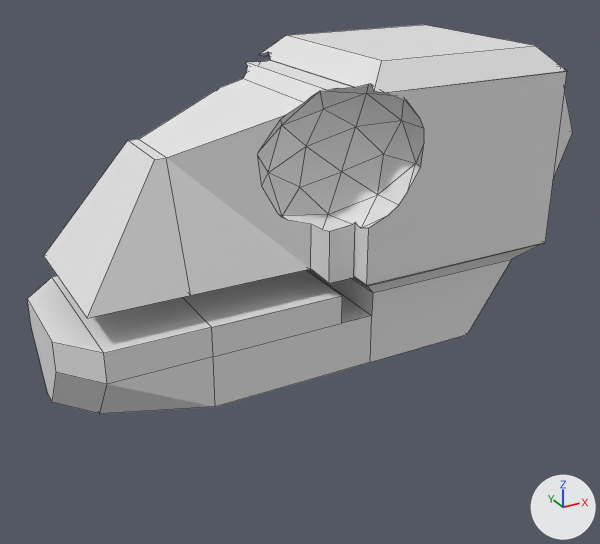
What one commit did to the Blender file CatDeity.blend.
The view is the same before and after, from a camera (50 mm lens) standing at (-12.61, -22.07, 11.72) and looking at (-3.07, -4.73, 3.05). The lights are fixed; the arrows at lower right show +X, +Y and +Z. The first picture is the older version. Mesh edges are drawn as thin lines.

Objects in the first picture: 'Upper Skull'.
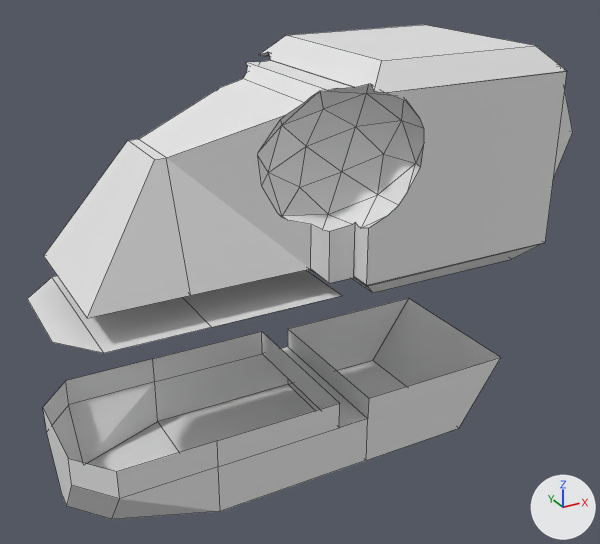
The change, as JSON lines over the scene's bpy script:
```json
{"block": "me_cube_002", "where": "# used by ob_upper_skull; location = (0.0, -4.63, 5.9); scale = (2.78, 2.78, 2.78)"}
{"op": "remove", "block": "me_cube_002", "code": "me_cube_002.from_pydata(...)  # 190 vertices, 173 faces; spans x -3.49..1.4, y -1.0..1.0, z -1.7..1.0"}
{"op": "add", "block": "me_cube_002", "code": "me_cube_002.from_pydata(...)  # 170 vertices, 150 faces; spans x -3.49..1.4, y -1.0..1.0, z -1.0..1.0"}
{"block": "me_cube_002", "change": "me_cube_002 part 1"}
{"block": "me_cube_002", "change": "20 vertices are removed from x -3.49..0.33, y -0.8..0.8, z -1.7..-1.22"}
{"block": "me_cube_002", "change": "23 faces are deleted"}
{"op": "add", "block": "me_cube_003", "code": ["me_cube_003 = bpy.data.meshes.new('Cube.003')", "me_cube_003.from_pydata(...)  # 32 vertices, 23 faces; spans x -3.49..0.8, y -0.8..0.8, z -1.7..-0.95"]}
{"op": "add", "block": "ob_upper_skull_001", "code": ["ob_upper_skull_001 = bpy.data.objects.new('Upper Skull.001', me_cube_003)", "ob_upper_skull_001.location = (0.0, -4.63, 2.9)", "ob_upper_skull_001.scale = (2.78, 2.78, 2.78)"]}
```

What differs and where, as boxes [x1, y1, x2, y2] in the pictures (600 x 544 px):
```json
{"object": "Upper Skull", "change": "reshaped", "before": [27, 25, 573, 414], "after": [28, 25, 573, 353], "on screen": "16% shorter"}
{"object": "Upper Skull.001", "change": "added", "after": [43, 298, 501, 519]}
{"part": 1, "of": "me_cube_002", "change": "deleted", "before": [27, 259, 512, 414]}
```
